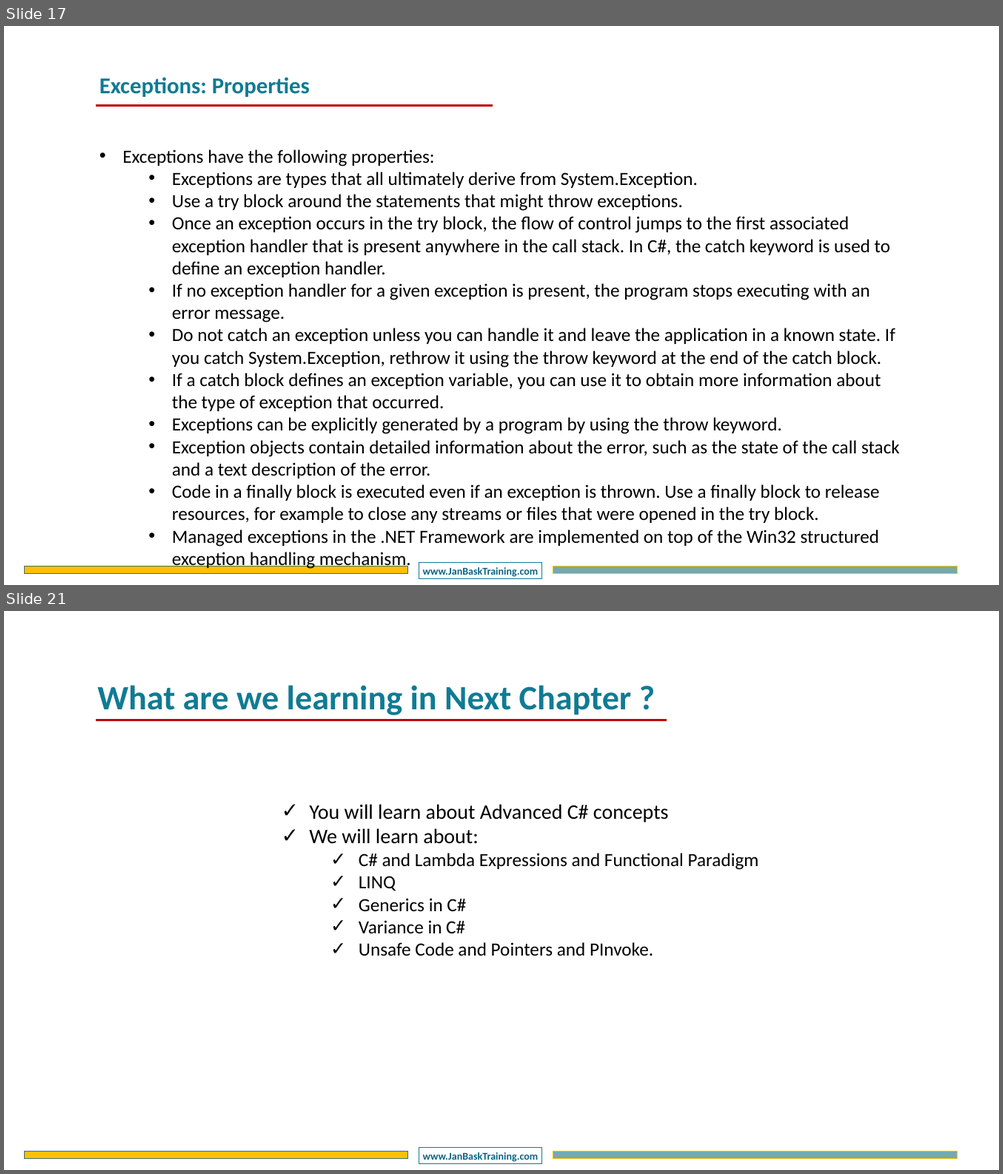
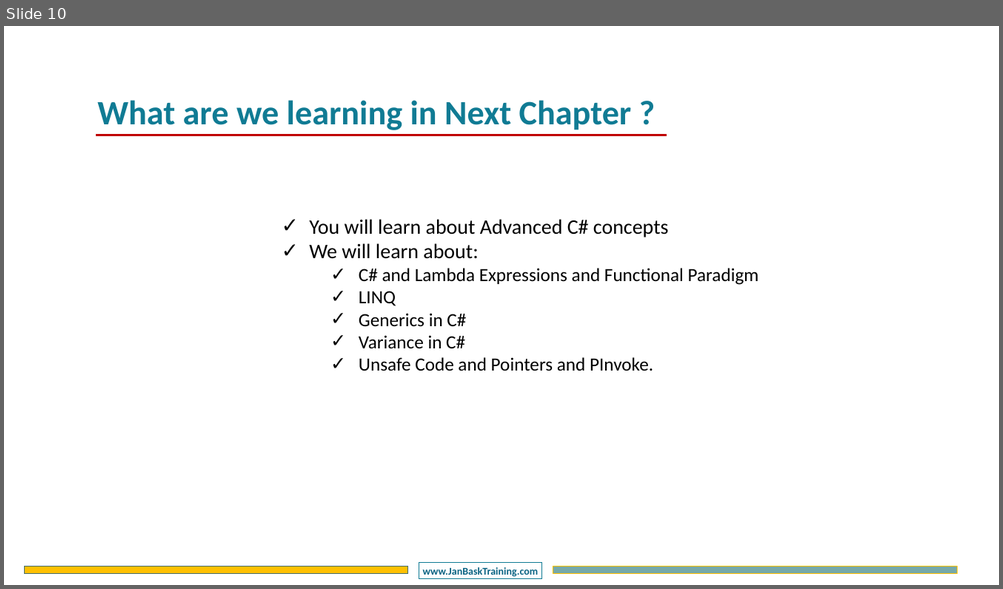
Before and after one commit to DotNetTraining/DotNetDesktop, a slide deck: slides/WFA/WFA - Chapter2.pptx. Shown one above the other, each under a label of ours: slides 17 and 21 before the commit, slide 10 after it; the slides between them are not shown. The pictures are 1003x1174 and 1003x589 pixels, drawn with LibreOffice and Linux fonts; fonts in the diff are those of the drawing; background and template pictures are left out. Boxes give left, top, right and bottom in pixels: in the first picture for what was removed or moved away, otherwise in the second. Text is boxed around its words. In the diff, an @@ line names an element or a change of style, - is before the commit and + after.

```diff
--- a/slides/WFA/WFA - Chapter2.pptx
+++ b/slides/WFA/WFA - Chapter2.pptx
@@ slide 17 removed at (x1=4, y1=26, x2=999, y2=585), background #FFFFFF; not listed: 3 template elements that a slide beside it also shows @@
@@ text removed at (x1=99, y1=77, x2=310, y2=97) @@
-Exceptions: Properties
@@ line removed from (96, 106) to (492, 106) @@
@@ text removed at (x1=122, y1=150, x2=899, y2=570) @@
-• Exceptions have the following properties:
-  • Exceptions are types that all ultimately derive from System.Exception.
-  • Use a try block around the statements that might throw exceptions.
-  • Once an exception occurs in the try block, the flow of control jumps to the first associated exception handler that is present anywhere in the call stack. In C#, the catch keyword is used to define an exception handler.
-  • If no exception handler for a given exception is present, the program stops executing with an error message.
-  • Do not catch an exception unless you can handle it and leave the application in a known state. If you catch System.Exception, rethrow it using the throw keyword at the end of the catch block.
-  • If a catch block defines an exception variable, you can use it to obtain more information about the type of exception that occurred.
-  • Exceptions can be explicitly generated by a program by using the throw keyword.
-  • Exception objects contain detailed information about the error, such as the state of the call stack and a text description of the error.
-  • Code in a finally block is executed even if an exception is thrown. Use a finally block to release resources, for example to close any streams or files that were opened in the try block.
-  • Managed exceptions in the .NET Framework are implemented on top of the Win32 structured exception handling mechanism.
@@ what was slide 21 is now slide 10 @@
```
Also in this commit, not shown: 3 slides changed, 6 slides added, 16 other slides removed, 1 other file.
